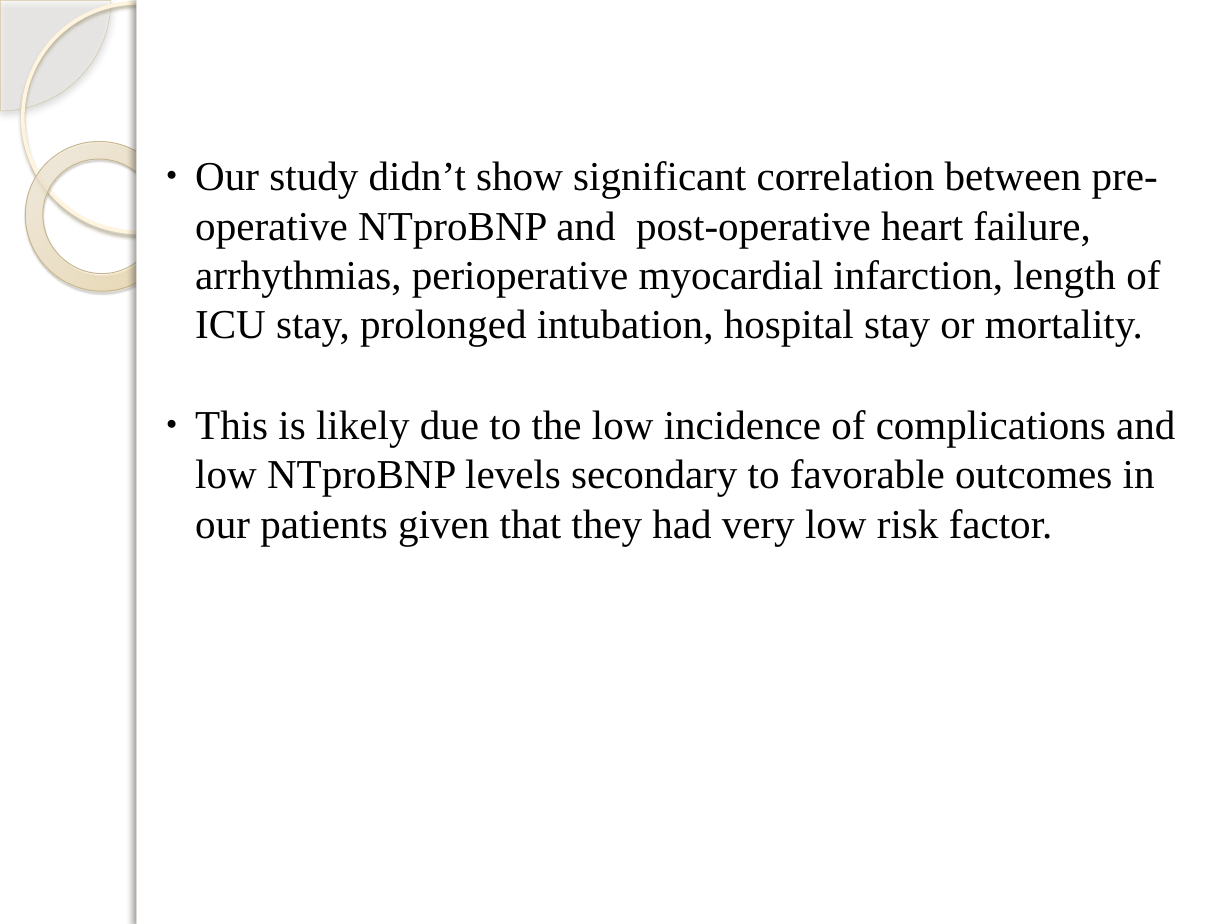
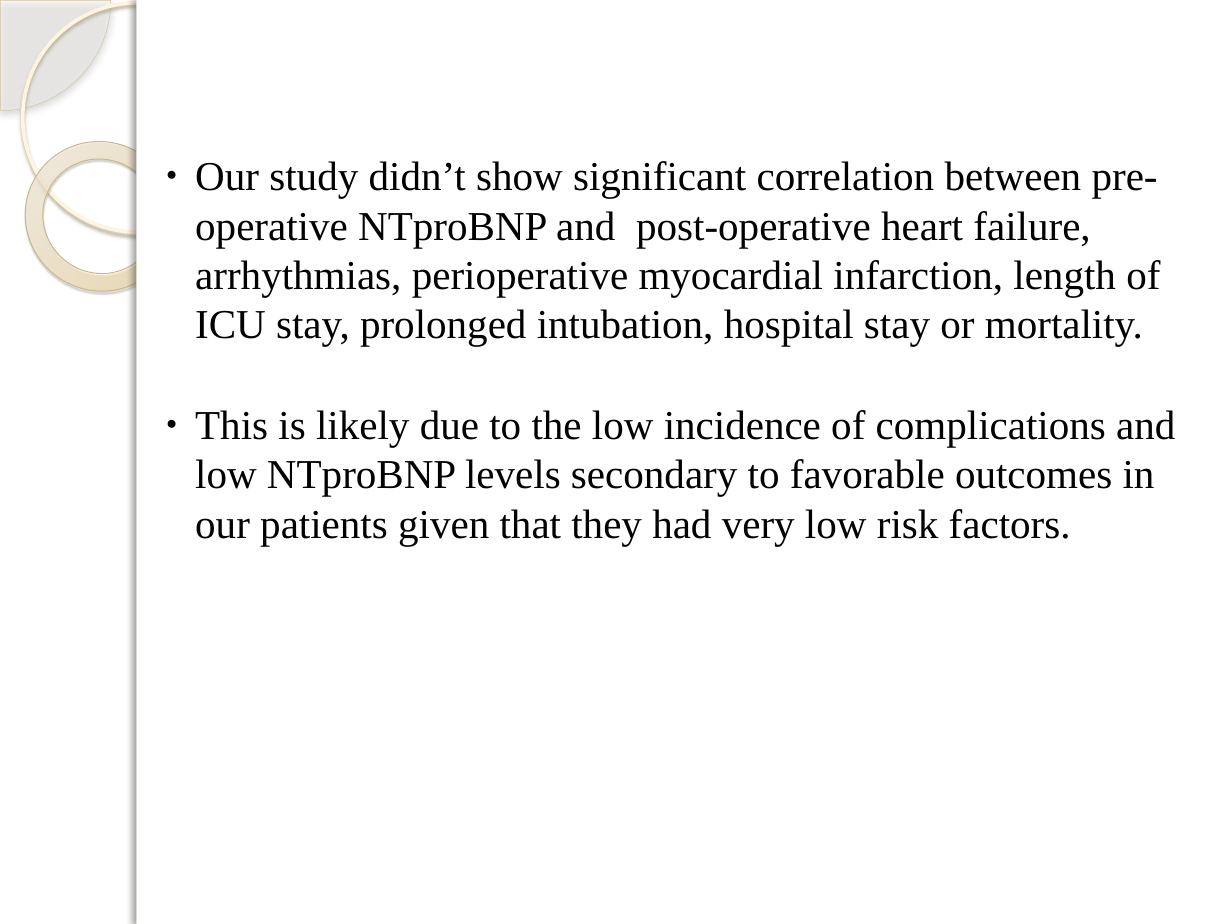
Before and after one commit to DrIbrahimAli/MDThesis, a slide deck: slide 32 of presentation/presentation.pptx (slide 28 before the commit). Drawn at 1232x924 pixels with LibreOffice and Linux fonts; fonts in the diff are those of the drawing; background and template pictures are left out. Boxes give left, top, right and bottom in pixels: in the first picture for what was removed or moved away, otherwise in the second. Text is boxed around its words. In the diff, an @@ line names an element or a change of style, - is before the commit and + after.

Commit message:
editing presentation

```diff
--- a/presentation/presentation.pptx
+++ b/presentation/presentation.pptx
@@ text at [195,410,1175,546]: text changed @@
-● This is likely due to the low incidence of complications and low NTproBNP levels secondary to favorable outcomes in our patients given that they had very low risk factor.
+● This is likely due to the low incidence of complications and low NTproBNP levels secondary to favorable outcomes in our patients given that they had very low risk factors.
```
Also in this commit, not shown: 26 other slides changed, 6 slides added, 2 slides removed.
